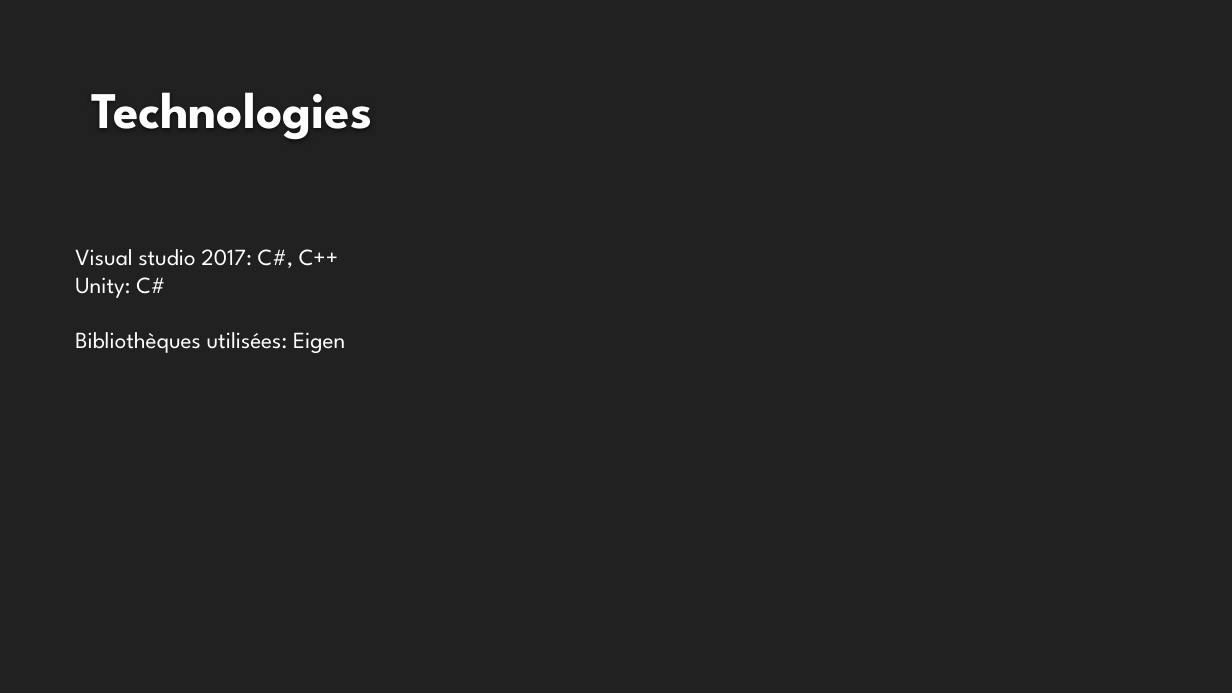
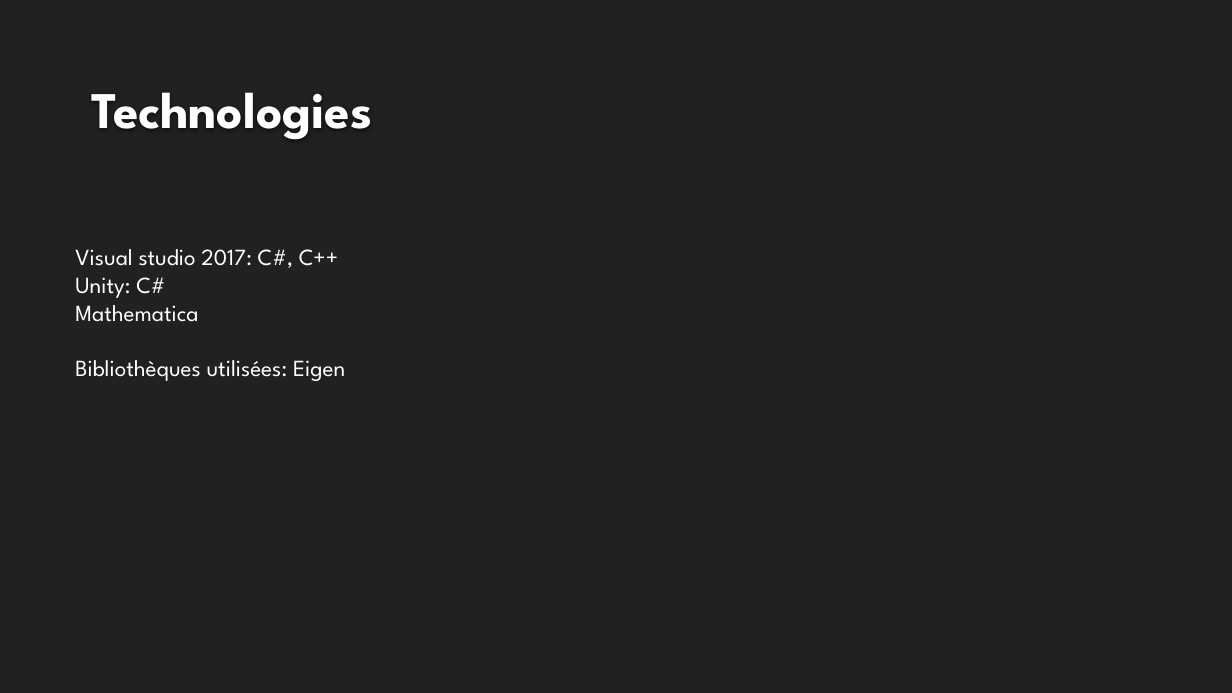
Before and after one commit to willybox/MachineLearning, a slide deck: slide 2 of doc/Projet Machine Learning.pptx. Drawn at 1232x693 pixels with LibreOffice and Linux fonts; fonts in the diff are those of the drawing; background and template pictures are left out. Boxes give left, top, right and bottom in pixels: in the first picture for what was removed or moved away, otherwise in the second. Text is boxed around its words. In the diff, an @@ line names an element or a change of style, - is before the commit and + after.

```diff
--- a/doc/Projet Machine Learning.pptx
+++ b/doc/Projet Machine Learning.pptx
@@ text at (75,305,198,322): paragraph added @@
+Mathematica
```
Also in this commit, not shown: 3 other slides changed.
